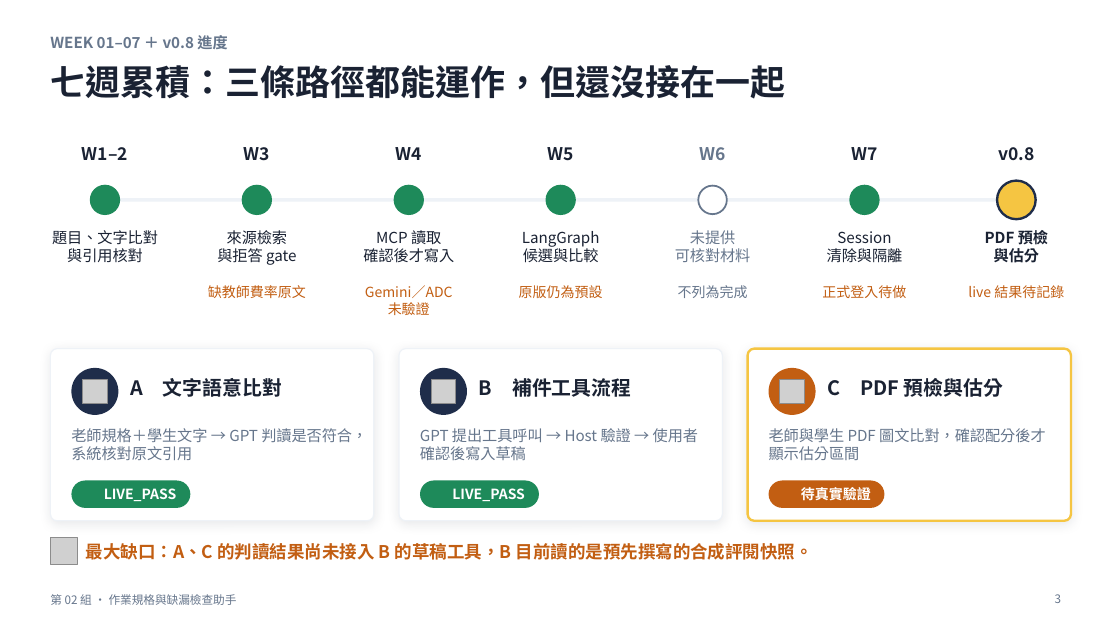
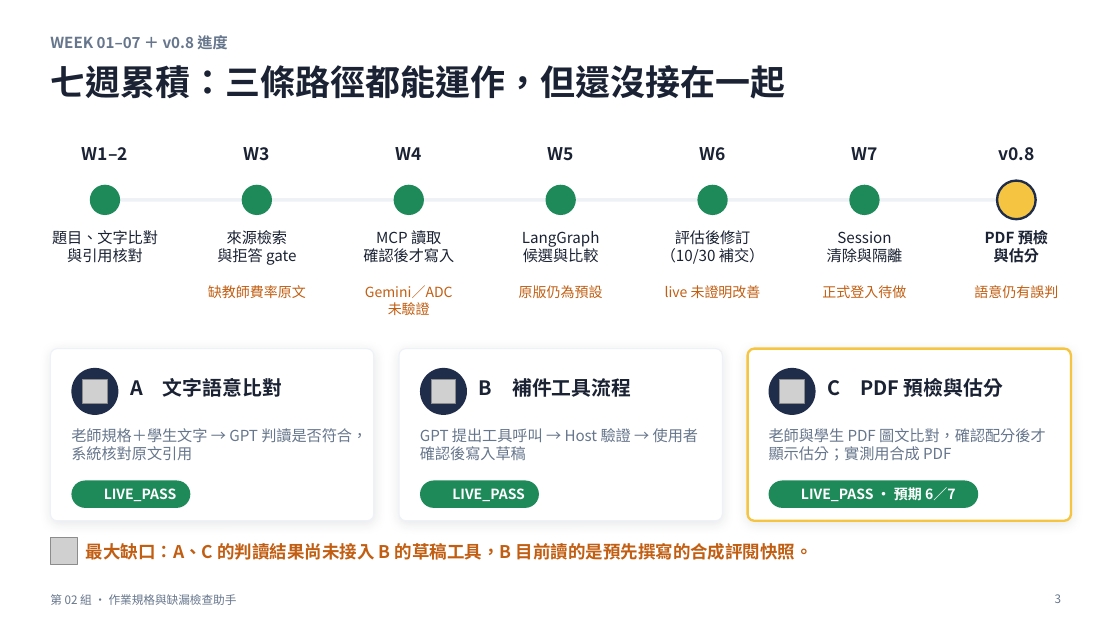
Before and after one commit to yoyo6108876/nutn-agent-2026f-team2-campus-life, a slide deck: slide 3 of reports/phase-review-v2/phase-review-v2.pptx. Drawn at 1120x630 pixels with LibreOffice and Linux fonts; fonts in the diff are those of the drawing; grey boxes stand for pictures; background and template pictures are left out. Boxes give left, top, right and bottom in pixels: in the first picture for what was removed or moved away, otherwise in the second. Text is boxed around its words. In the diff, an @@ line names an element or a change of style, - is before the commit and + after.

```diff
--- a/reports/phase-review-v2/phase-review-v2.pptx
+++ b/reports/phase-review-v2/phase-review-v2.pptx
@@ text "W6" at bbox=[699, 147, 725, 161]: text colour #66768C to #1A2233 @@
@@ ellipse at bbox=[698, 186, 727, 214]: fill #FFFFFF to #1E8A5A; outline #66768C 1.5 pt to #1E8A5A 1.5 pt @@
@@ text at bbox=[661, 230, 764, 264]: text changed; text colour #66768C to #1A2233 @@
-未提供
-可核對材料
+評估後修訂
+（10/30 補交）
@@ text at bbox=[665, 285, 761, 298]: text changed; text colour #66768C to #C25E12 @@
-不列為完成
+live 未證明改善
@@ text at bbox=[974, 285, 1058, 298]: text changed @@
-live 結果待記錄
+語意仍有誤判
@@ ellipse at bbox=[769, 368, 816, 415]: fill #C25E12 to #1F2D4A @@
@@ text at bbox=[769, 428, 1045, 461]: text changed @@
-老師與學生 PDF 圖文比對，確認配分後才顯示估分區間
+老師與學生 PDF 圖文比對，確認配分後才顯示估分；實測用合成 PDF
@@ rounded rectangle: place and size @@
-rounded rectangle at bbox=[769, 481, 885, 508]
+rounded rectangle at bbox=[769, 481, 979, 508]
@@ rounded rectangle at bbox=[769, 481, 979, 508]: fill #C25E12 to #1E8A5A @@
@@ text at bbox=[801, 486, 956, 504]: text changed @@
-待真實驗證
+LIVE_PASS · 預期 6／7
```
Also in this commit, not shown: 5 other slides changed, 1 slide added, 15 other files.
